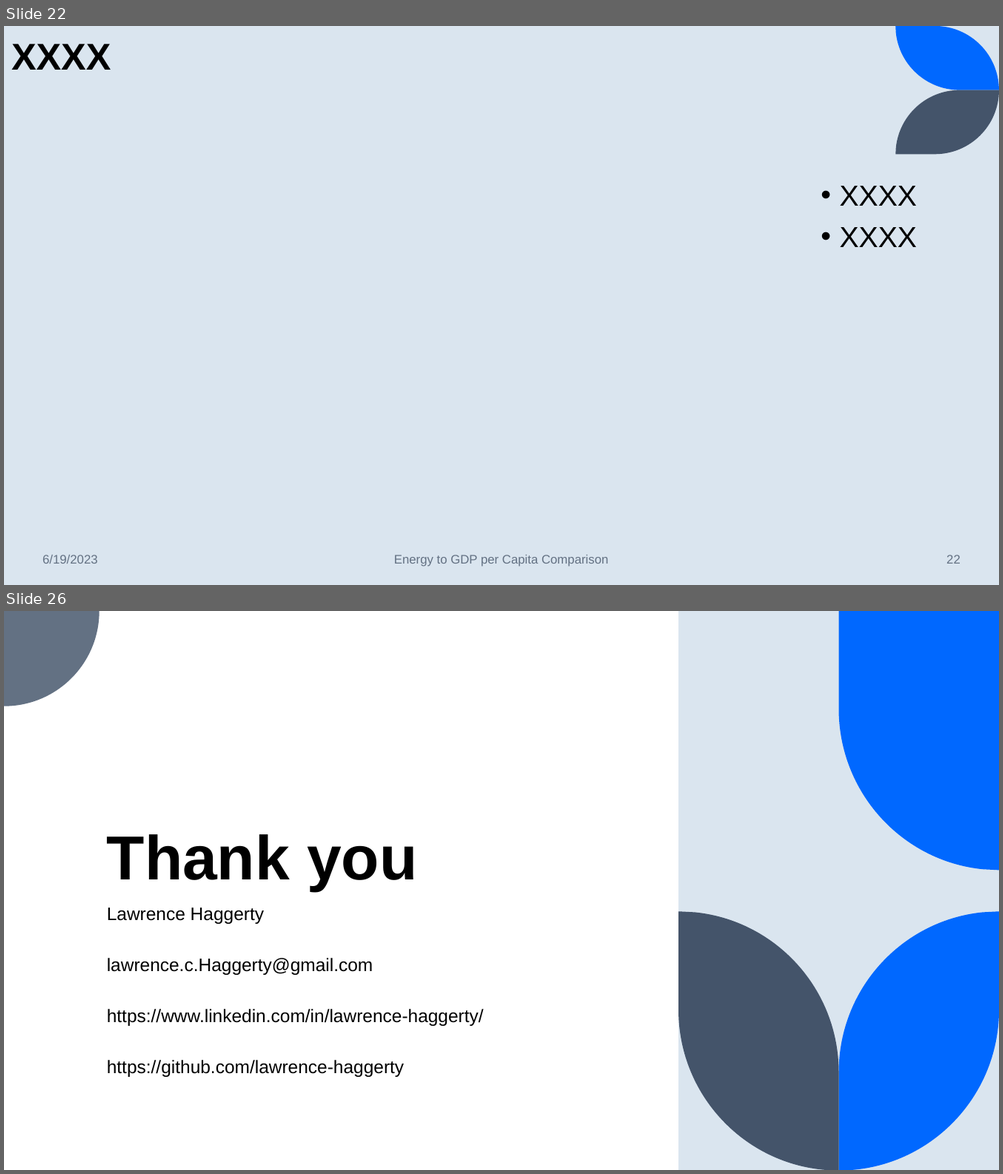
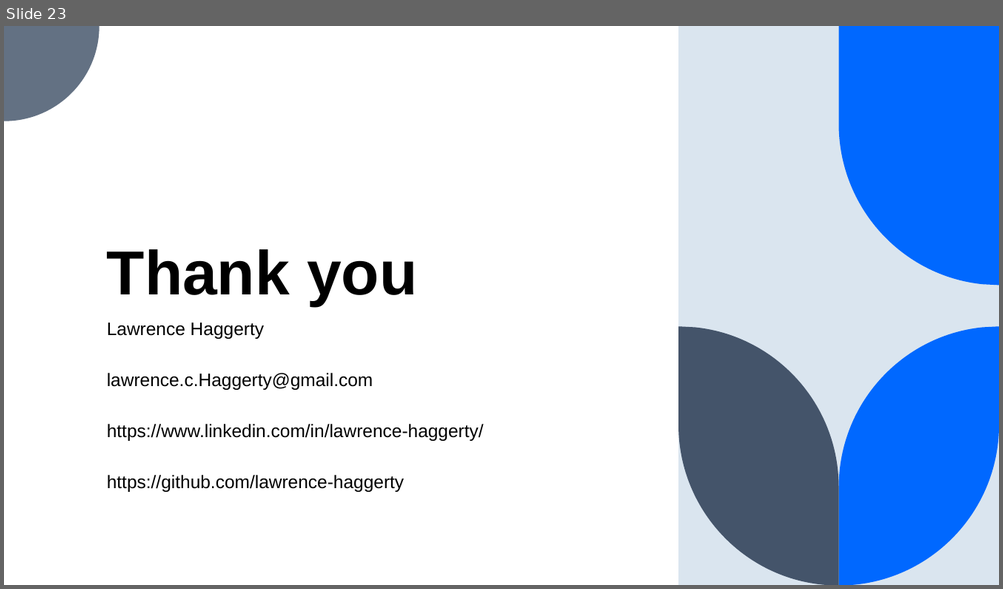
Before and after one commit to lawrence-haggerty/haggerty_energy_gdp_capstone, a slide deck: presentation/haggerty_energy_gdp_1.pptx. Shown one above the other, each under a label of ours: slides 22 and 26 before the commit, slide 23 after it; the slides between them are not shown. The pictures are 1003x1174 and 1003x589 pixels, drawn with LibreOffice and Linux fonts; fonts in the diff are those of the drawing. Boxes give left, top, right and bottom in pixels: in the first picture for what was removed or moved away, otherwise in the second. Text is boxed around its words. In the diff, an @@ line names an element or a change of style, - is before the commit and + after.

```diff
--- a/presentation/haggerty_energy_gdp_1.pptx
+++ b/presentation/haggerty_energy_gdp_1.pptx
@@ slide 22 removed at box(4, 26, 999, 585), background #DAE5EF @@
@@ text removed at box(11, 44, 111, 70) @@
-XXXX
@@ freeform shape removed at box(896, 26, 999, 90) @@
@@ freeform shape removed at box(896, 90, 999, 154) @@
@@ text removed at box(839, 186, 916, 247) @@
-• XXXX
-• XXXX
@@ text removed at box(42, 555, 98, 564) @@
-6/19/2023
@@ text removed at box(394, 555, 608, 567) @@
-Energy to GDP per Capita Comparison
@@ page number removed at box(946, 555, 960, 564) @@
-22
@@ what was slide 26 is now slide 23 @@
```
Also in this commit, not shown: 13 slides changed, 5 slides added, 38 other slides removed, 1 other file.
